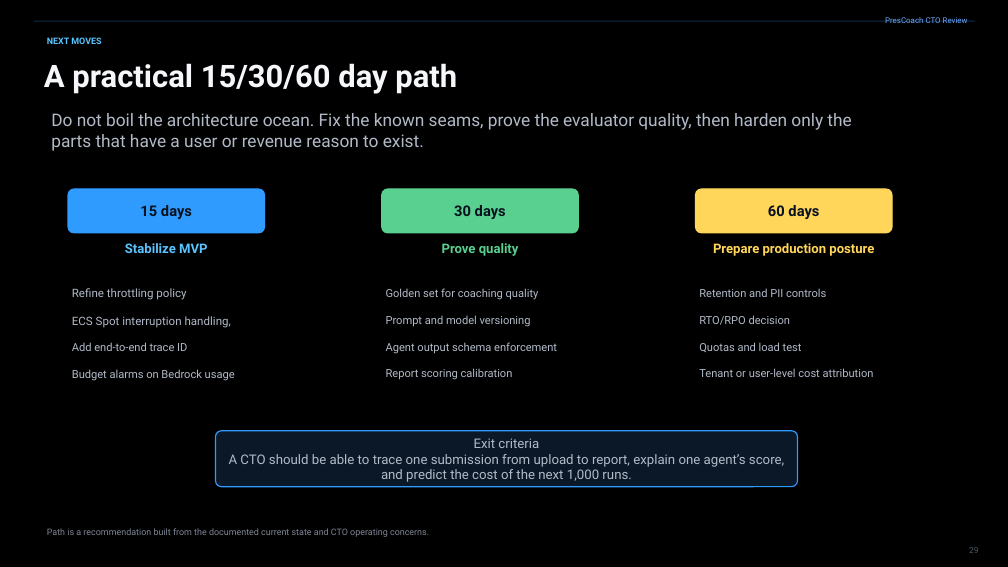
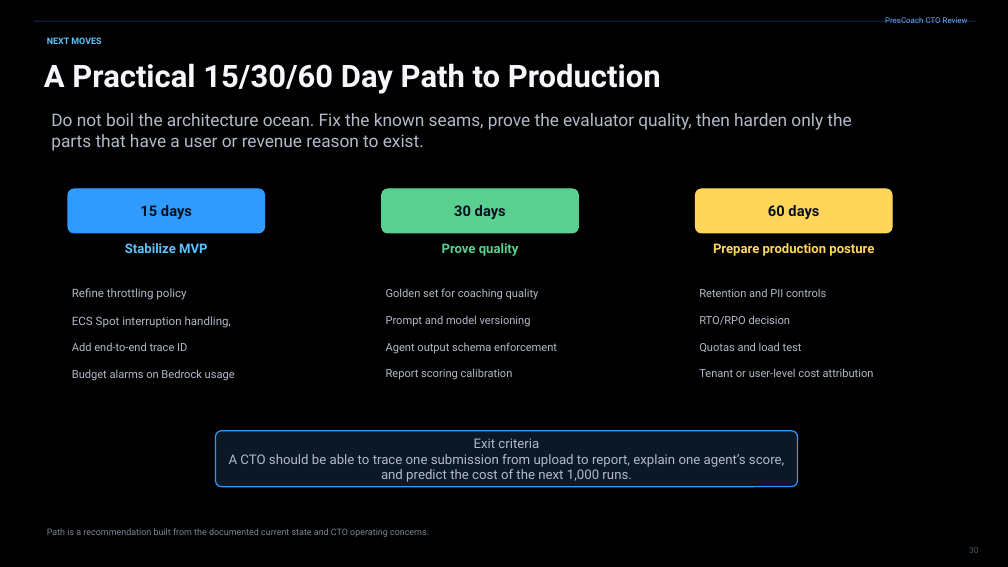
Before and after one commit to michaelgeiser/kiro-agentcore-app, a slide deck: slide 30 of documentation/PresCoach_slides.pptx (slide 29 before the commit). Drawn at 1008x567 pixels with LibreOffice and Linux fonts; fonts in the diff are those of the drawing. Boxes give left, top, right and bottom in pixels: in the first picture for what was removed or moved away, otherwise in the second. Text is boxed around its words. In the diff, an @@ line names an element or a change of style, - is before the commit and + after.

```diff
--- a/documentation/PresCoach_slides.pptx
+++ b/documentation/PresCoach_slides.pptx
@@ text at bbox=[44, 63, 661, 94]: text changed @@
-A practical 15/30/60 day path
+A Practical 15/30/60 Day Path to Production
```
Also in this commit, not shown: 8 other slides changed, 5 slides added, 43 other files.
